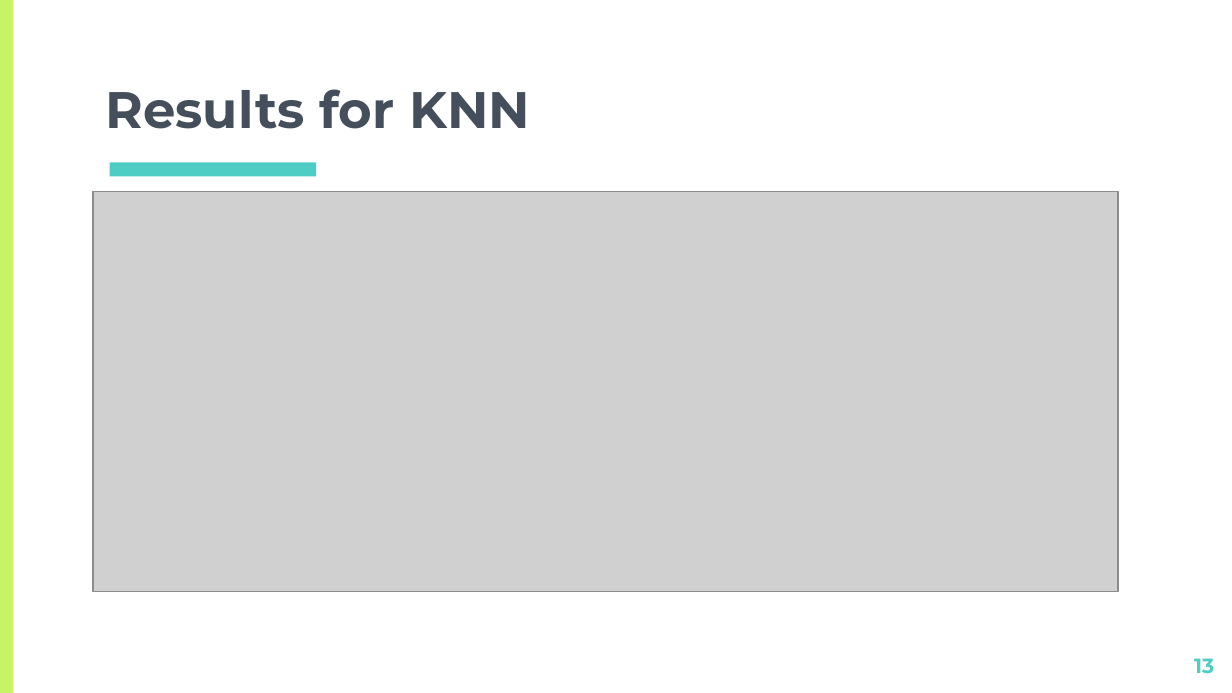
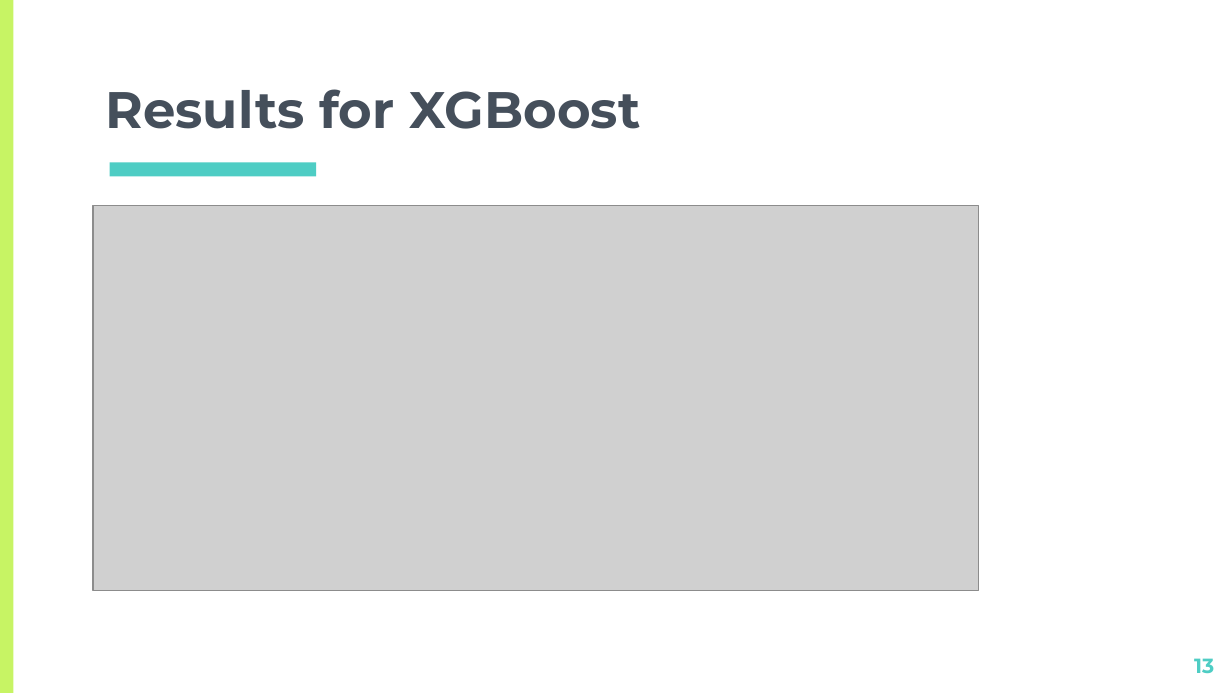
Before and after one commit to ghcn345/Credit-Card-Default-Prediction, a slide deck: slide 13 of data/CreditPP.pptx. Drawn at 1232x693 pixels with LibreOffice and Linux fonts; fonts in the diff are those of the drawing; grey boxes stand for pictures. Boxes give left, top, right and bottom in pixels: in the first picture for what was removed or moved away, otherwise in the second. Text is boxed around its words. In the diff, an @@ line names an element or a change of style, - is before the commit and + after.

```diff
--- a/data/CreditPP.pptx
+++ b/data/CreditPP.pptx
@@ title at box(105, 89, 640, 129): text changed @@
-Results for KNN
+Results for XGBoost
@@ picture: place and size @@
-picture at box(94, 191, 1119, 591)
+picture at box(94, 206, 979, 590)
```
Also in this commit, not shown: 1 other slide changed, 1 other file.
